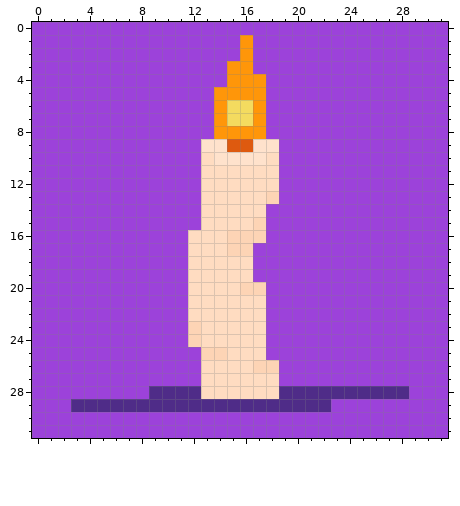
Edited in one commit: pixel-art file (Assets/Player/Upgrades/T_UpgradeIcons.aseprite). Above is the file before it was changed.
32x32 pixels, 1 frame.
And afterwards:
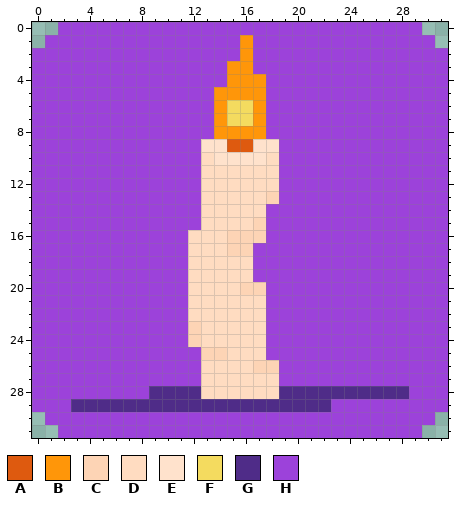
Palette (. is transparent): A #de5a0f  B #ff9609  C #fdd4b5  D #ffdcc1  E #ffe2cc  F #f4db5f  G #4f2c88  H #9c42da
The exact change:
Layer "CandleGun":
The edit erases colour H in row 0 at x 0 to 1 and 30 to 31; in row 1 at x 0 and 31; in row 30 at x 0 and 31; in row 31 at x 0 to 1 and 30 to 31.
Changed places in both pictures, as pixel boxes (x1, y1, x2, y2):
erased: (32, 22, 58, 48)
erased: (422, 22, 448, 48)
erased: (32, 412, 58, 438)
erased: (422, 412, 448, 438)
